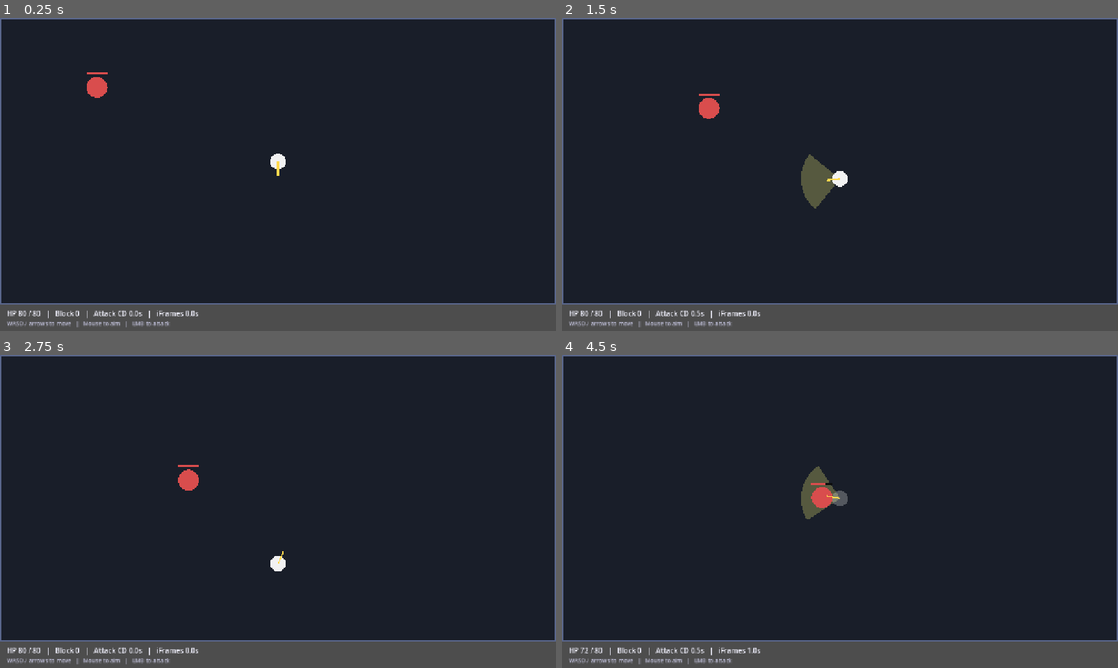
Above: before the commit, frames 1-4 (two rows, left to right).
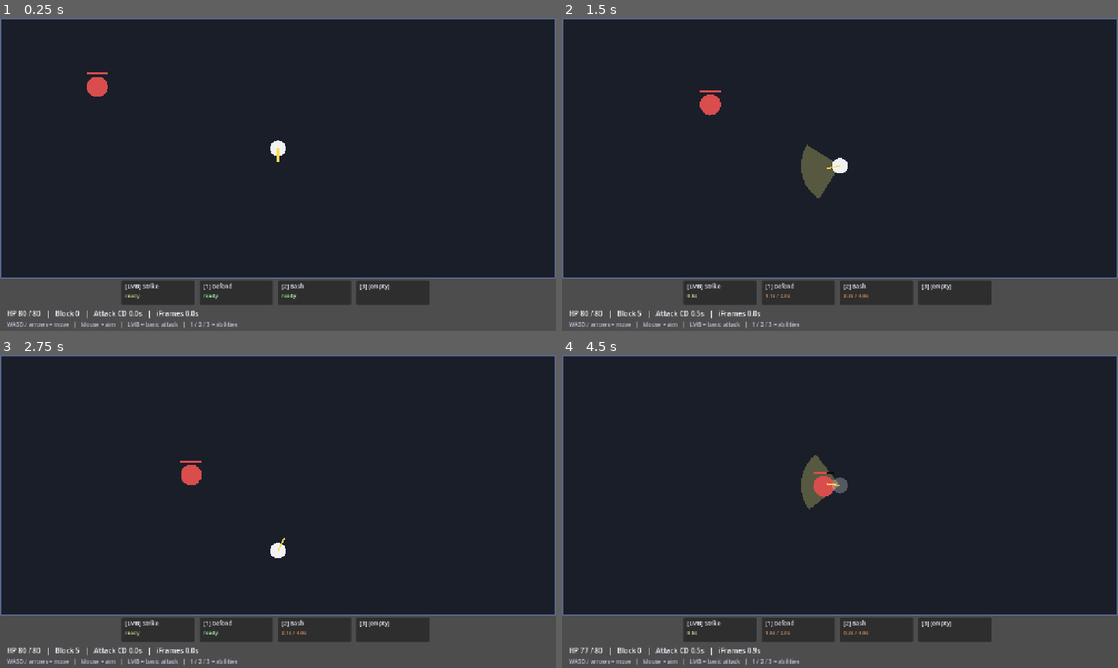
Above: after the commit, the same moments.

Repository: batsling/Roguelike-like
Game: Godot game, scene res://scenes/action/ActionCombat.tscn
The game is run twice, just before and just after one commit, with the same random seed, the same clock (stepped at 60 frames per second) and the same inputs. This scene is started directly instead of the project's main scene.
Inputs (mouse positions are in pixels of both pictures, inside the frame that each line leads up to):
- Up to frame 1 (0.25 s): no input
- Up to frame 2 (1.5 s): tap Enter at 0.5 s; move the mouse to (962, 158) at 0.52 s; hold N (move_downright) 0.53-1.28 s; hold 1 0.53-1.28 s; click (962, 158) at 0.67 s; tap 2 at 0.8, 1.35 s; move the mouse to (728, 190) at 1.27 s; hold Down (move_down) from 1.28 s (still down); click (728, 190) at 1.42 s
- Up to frame 3 (2.75 s): tap 3 at 1.55 s; move the mouse to (333, 442) at 2.02 s; release Down (move_down) at 2.03 s; hold N (move_downright) from 2.03 s (still down); hold 3 from 2.03 s (still down); click (333, 442) at 2.17 s; tap 1 at 2.3 s
- Up to frame 4 (4.5 s): move the mouse to (812, 574) at 2.77 s; release N (move_downright) at 2.78 s; release 3 at 2.78 s; hold Up (move_up) 2.78-3.53 s; tap , (pickup) at 2.85 s; click (812, 574) at 2.92 s; tap 2 at 3.05 s; move the mouse to (1006, 558) at 3.52 s; hold . (wait) 3.53-4.28 s; hold B (move_downleft) from 3.53 s (still down); click (1006, 558) at 3.67 s; tap 3 at 3.8 s; move the mouse to (673, 464) at 4.27 s; tap 1 at 4.35 s; click (673, 464) at 4.42 s

The runs differ from the first frame. In frame 1, 6.0% of the frame differs, in the area x 0-100%, y 18-99%; in frame 2, 6.5%; in frame 3, 6.1%; in frame 4, 6.5%, in the area x 0-100%, y 32-99%.

Commit message:
Add action ability slots: loadout, activation, cooldowns, block cap
GameState:
- action_basic_attack_id + action_ability_ids (Array[StringName], 3
  slots) persist on the run state and round-trip via SaveSystem.
- reset_run() clears them; load/save serializes alongside the deck.
- get_action_loadout() returns {basic, abilities[3]} resolved against
  Data. Empty slots auto-fill from the deck so the arena is always
  playable — basic prefers Strike-tagged cards then any Attack, then
  abilities fill from remaining unique deck cards.

ActionCombat:
- _load_loadout() reads the loadout, stores basic_card + ability_cards,
  and computes player_max_block as the sum of block-effect values
  across the equipped ability cards.
- Press 1 / 2 / 3 to activate ability slot 0 / 1 / 2 (LMB still fires
  the basic attack). _activate_ability resolves the card's effects
  and starts a cooldown of `2 * cost + rarity_mod` seconds (rarity_mod
  = 0/1/2/3 for starter/common/uncommon/rare per the design spec).
- Per-frame: ability_cooldowns[i] ticks down by delta.
- Effect resolution:
    dmg target=enemy        -> nearest in 240 px
    dmg target=all_enemies  -> circle 140 + size px around player
    block                   -> gain_block (Defense scales, Frail
                               halves; clamped to player_max_block)
    status                  -> apply to nearest / AoE / self;
                               Persistence boost on debuffs to
                               enemies mirrors deckbuilder
    heal                    -> GameState.change_hp(value); player_actor
                               syncs
- Power cards in a slot don't activate (commit 5 will apply them at
  combat start instead).

Slot-bar UI built procedurally at the bottom of the screen — 4 panels
showing [LMB] basic + [1]/[2]/[3] abilities, each with the card name
and a cooldown countdown / "ready" indicator. Arena height reduced
from 660 to 600 to make room; HP label and hint label moved down
accordingly.

Default Ironclad loadout (no equipment screen yet) lands as:
  basic: Strike, abilities: Bash, Defend, (next deck card)
With Bash on key 1, Defend on key 2, and a Defend on key 3 the player
can already weave block-and-strike combos.

https://claude.ai/code/session_01BhBmjNXXcGCygponw3XEvB

Diff:
--- a/godot/scenes/action/ActionCombat.tscn
+++ b/godot/scenes/action/ActionCombat.tscn
@@ -20,9 +20,9 @@
 
 [node name="HintLabel" type="Label" parent="."]
 offset_left = 16.0
-offset_top = 694.0
+offset_top = 696.0
 offset_right = 1264.0
-offset_bottom = 716.0
-text = "WASD / arrows to move   |   Mouse to aim   |   LMB to attack"
+offset_bottom = 720.0
+text = "WASD / arrows = move   |   Mouse = aim   |   LMB = basic attack   |   1 / 2 / 3 = abilities"
 theme_override_colors/font_color = Color(0.75, 0.75, 0.85, 1)
 theme_override_font_sizes/font_size = 13
--- a/godot/scripts/action/ActionCombat.gd
+++ b/godot/scripts/action/ActionCombat.gd
@@ -14,7 +14,7 @@
 
 # --- Arena geometry --------------------------------------------------------
 const ARENA_W := 1280
-const ARENA_H := 660           # leaves 60px at top for the HUD strip
+const ARENA_H := 600           # leaves 120 px at bottom for slot bar + HUD
 
 # --- Player tuning ---------------------------------------------------------
 const PLAYER_RADIUS := 18.0
@@ -40,6 +40,17 @@
 var phase: String = "init"       # "init" | "playing" | "won" | "lost"
 var _swing_remaining: float = 0.0
 var _rng: RandomNumberGenerator = RandomNumberGenerator.new()
+
+# --- Loadout ---------------------------------------------------------------
+var basic_card: CardData = null
+var ability_cards: Array = []                       # 3 entries (CardData or null)
+var ability_cooldowns: Array[float] = [0.0, 0.0, 0.0]
+var ability_max_cooldowns: Array[float] = [0.0, 0.0, 0.0]
+var player_max_block: int = 0
+
+# Range tuning for ability resolution.
+const ABILITY_SINGLE_RANGE := 240.0
+const ABILITY_AOE_RADIUS := 140.0
 
 @onready var _hp_label: Label = $HPLabel
 @onready var _hint_label: Label = $HintLabel
@@ -63,11 +74,30 @@
 
 	_init_player()
 	_spawn_enemies()
+	_load_loadout()
+	_build_slot_bar()
 	Stats.apply_derived_statuses(player_actor, Stats.Mode.ACTION)
 	GameState.phase = GameState.Phase.COMBAT
 	phase = "playing"
 	_refresh_hud()
 	set_process_input(true)
+
+func _load_loadout() -> void:
+	var loadout: Dictionary = GameState.get_action_loadout()
+	basic_card = loadout.basic
+	ability_cards = loadout.abilities
+	# Block cap = sum of block values across equipped ability cards.
+	player_max_block = 0
+	for c in ability_cards:
+		if c == null:
+			continue
+		for eff in c.effects:
+			if String(eff.get("type", "")) == "block":
+				player_max_block += int(eff.get("value", 0))
+	# Pre-compute ability cooldowns so the UI bar shows the max value.
+	for i in range(3):
+		var card: CardData = ability_cards[i]
+		ability_max_cooldowns[i] = _cooldown_for(card) if card != null else 0.0
 
 func _init_player() -> void:
 	player_actor = CombatActor.from_player()
@@ -115,10 +145,13 @@
 	player_attack_cooldown = maxf(0.0, player_attack_cooldown - delta)
 	player_iframes = maxf(0.0, player_iframes - delta)
 	_swing_remaining = maxf(0.0, _swing_remaining - delta)
+	for i in range(3):
+		ability_cooldowns[i] = maxf(0.0, ability_cooldowns[i] - delta)
 	_process_player_input(delta)
 	_process_enemies(delta)
 	_check_combat_end()
 	_refresh_hud()
+	_refresh_slot_bar()
 	queue_redraw()
 
 func _process_player_input(delta: float) -> void:
@@ -150,6 +183,14 @@
 		_do_basic_attack()
 		player_attack_cooldown = BASIC_ATTACK_COOLDOWN
 
+	# Ability slots: 1 / 2 / 3 keys.
+	if Input.is_key_pressed(KEY_1) and ability_cooldowns[0] <= 0.0:
+		_activate_ability(0)
+	if Input.is_key_pressed(KEY_2) and ability_cooldowns[1] <= 0.0:
+		_activate_ability(1)
+	if Input.is_key_pressed(KEY_3) and ability_cooldowns[2] <= 0.0:
+		_activate_ability(2)
+
 func _do_basic_attack() -> void:
 	_swing_remaining = SWING_VISUAL_DURATION
 	var hit_count := 0
@@ -199,6 +240,179 @@
 		if dist <= data.attack_range and inst.cooldown <= 0.0:
 			_enemy_hit_player(inst)
 			inst.cooldown = data.attack_cooldown
+
+# ---------------------------------------------------------------------------
+# Ability slot activation
+# ---------------------------------------------------------------------------
+
+func _activate_ability(idx: int) -> void:
+	var card: CardData = ability_cards[idx] if idx < ability_cards.size() else null
+	if card == null or card.is_power():
+		# Powers don't activate — they apply at combat start (commit 5).
+		return
+	_resolve_card_effects(card)
+	var cd: float = _cooldown_for(card)
+	ability_cooldowns[idx] = cd
+	ability_max_cooldowns[idx] = cd
+	GameLog.add("Cast %s." % card.display_name, Color(0.7, 0.95, 1.0))
+
+func _cooldown_for(card: CardData) -> float:
+	if card == null:
+		return 0.0
+	# 2 * energy_cost + rarity_modifier (0/1/2/3 for starter/common/uncommon/rare)
+	return 2.0 * float(maxi(0, card.cost)) + float(card.rarity)
+
+func _resolve_card_effects(card: CardData) -> void:
+	for effect in card.effects:
+		var t: String = String(effect.get("type", ""))
+		var tgt: String = String(effect.get("target", "enemy"))
+		match t:
+			"dmg":
+				_resolve_damage_effect(effect, tgt)
+			"block":
+				_gain_block(int(effect.get("value", 0)))
+			"status":
+				_resolve_status_effect(effect, tgt)
+			"heal":
+				_resolve_heal_effect(effect, tgt)
+			# draw / gain_energy are deckbuilder-only; ignored in action.
+			_:
+				pass
+
+func _resolve_damage_effect(effect: Dictionary, tgt: String) -> void:
+	var value: int = int(effect.get("value", 0))
+	var dmg_type: String = String(effect.get("damage_type", "melee"))
+	match tgt:
+		"enemy":
+			var nearest: Dictionary = _nearest_enemy_in_range(ABILITY_SINGLE_RANGE)
+			if not nearest.is_empty():
+				_deal_damage_to_enemy(nearest, value, dmg_type)
+		"all_enemies":
+			for inst in enemies:
+				if not inst.actor.is_alive():
+					continue
+				if inst.pos.distance_to(player_pos) > ABILITY_AOE_RADIUS + inst.data.size:
+					continue
+				_deal_damage_to_enemy(inst, value, dmg_type)
+
+func _resolve_status_effect(effect: Dictionary, tgt: String) -> void:
+	var status: StringName = StringName(String(effect.get("status", "")))
+	var stacks: int = int(effect.get("stacks", 0))
+	if stacks == 0 or status == &"":
+		return
+	# Player Persistence boosts debuffs applied to enemies (mirrors deckbuilder).
+	var pers: int = player_actor.get_status(&"persistence")
+	var debuffs := [&"vulnerable", &"weak", &"frail", &"poison", &"burn"]
+	match tgt:
+		"enemy":
+			var nearest: Dictionary = _nearest_enemy_in_range(ABILITY_SINGLE_RANGE)
+			if not nearest.is_empty():
+				var amt: int = stacks + (pers if status in debuffs else 0)
+				nearest.actor.add_status(status, amt)
+		"all_enemies":
+			for inst in enemies:
+				if not inst.actor.is_alive():
+					continue
+				if inst.pos.distance_to(player_pos) > ABILITY_AOE_RADIUS + inst.data.size:
+					continue
+				var amt: int = stacks + (pers if status in debuffs else 0)
+				inst.actor.add_status(status, amt)
+		"self":
+			player_actor.add_status(status, stacks)
+
+func _resolve_heal_effect(effect: Dictionary, tgt: String) -> void:
+	var value: int = int(effect.get("value", 0))
+	if tgt == "self" or tgt == "player":
+		GameState.change_hp(value)
+		player_actor.hp = GameState.hp
+
+func _nearest_enemy_in_range(range_px: float) -> Dictionary:
+	var best: Dictionary = {}
+	var best_dist: float = INF
+	for inst in enemies:
+		if not inst.actor.is_alive():
+			continue
+		var d: float = inst.pos.distance_to(player_pos)
+		if d > range_px + inst.data.size:
+			continue
+		if d < best_dist:
+			best_dist = d
+			best = inst
+	return best
+
+func _gain_block(base_amount: int) -> void:
+	var amt: int = base_amount + player_actor.get_status(&"defense")
+	if player_actor.get_status(&"frail") > 0:
+		amt = int(floor(amt * 0.75))
+	if amt <= 0:
+		return
+	player_actor.block = mini(player_max_block, player_actor.block + amt)
+
+# ---------------------------------------------------------------------------
+# Slot-bar UI (bottom-of-screen ability strip)
+# ---------------------------------------------------------------------------
+
+var _slot_panels: Array[Panel] = []
+var _slot_name_labels: Array[Label] = []
+var _slot_cd_labels: Array[Label] = []
+
+func _build_slot_bar() -> void:
+	var bar := HBoxContainer.new()
+	bar.position = Vector2((ARENA_W - 720) * 0.5, ARENA_H + 4)
+	bar.size = Vector2(720, 56)
+	bar.add_theme_constant_override("separation", 12)
+	add_child(bar)
+
+	# 4 slots: basic + 3 abilities. Index 0 = basic.
+	_slot_panels.clear()
+	_slot_name_labels.clear()
+	_slot_cd_labels.clear()
+	for i in range(4):
+		var panel := Panel.new()
+		panel.custom_minimum_size = Vector2(168, 56)
+		bar.add_child(panel)
+		var name_lbl := Label.new()
+		name_lbl.position = Vector2(8, 4)
+		name_lbl.size = Vector2(152, 20)
+		name_lbl.add_theme_font_size_override("font_size", 13)
+		name_lbl.add_theme_color_override("font_color", Color(0.95, 0.95, 1.0))
+		panel.add_child(name_lbl)
+		var cd_lbl := Label.new()
+		cd_lbl.position = Vector2(8, 26)
+		cd_lbl.size = Vector2(152, 26)
+		cd_lbl.add_theme_font_size_override("font_size", 12)
+		cd_lbl.add_theme_color_override("font_color", Color(0.85, 0.85, 0.6))
+		panel.add_child(cd_lbl)
+		_slot_panels.append(panel)
+		_slot_name_labels.append(name_lbl)
+		_slot_cd_labels.append(cd_lbl)
+	_refresh_slot_bar()
+
+func _refresh_slot_bar() -> void:
+	if _slot_panels.is_empty():
+		return
+	# Slot 0 = basic attack
+	_slot_name_labels[0].text = "[LMB] %s" % (basic_card.display_name if basic_card != null else "—")
+	_slot_cd_labels[0].text = ("ready" if player_attack_cooldown <= 0.0
+		else "%.1fs" % player_attack_cooldown)
+	# Slots 1-3 = abilities
+	for i in range(3):
+		var card: CardData = ability_cards[i] if i < ability_cards.size() else null
+		var prefix := "[%d] " % (i + 1)
+		if card == null:
+			_slot_name_labels[i + 1].text = prefix + "(empty)"
+			_slot_cd_labels[i + 1].text = ""
+			continue
+		_slot_name_labels[i + 1].text = prefix + card.display_name
+		var cd: float = ability_cooldowns[i]
+		if cd > 0.0:
+			_slot_cd_labels[i + 1].text = "%.1fs / %.1fs" % [cd, ability_max_cooldowns[i]]
+			_slot_cd_labels[i + 1].add_theme_color_override("font_color", Color(0.9, 0.6, 0.4))
+		else:
+			_slot_cd_labels[i + 1].text = "ready"
+			_slot_cd_labels[i + 1].add_theme_color_override("font_color", Color(0.7, 1.0, 0.7))
+
+# ---------------------------------------------------------------------------
 
 func _enemy_hit_player(inst: Dictionary) -> void:
 	if player_iframes > 0.0:
--- a/godot/scripts/autoload/GameState.gd
+++ b/godot/scripts/autoload/GameState.gd
@@ -50,6 +50,11 @@
 var deck: Array = []
 var inventory: Array = []                # Array[ItemData]
 var equipped_weapon: ItemData = null
+
+# === Action-mode loadout (StringName ids resolved via Data) ===
+# Empty / unset means "auto-pick from deck on combat start".
+var action_basic_attack_id: StringName = &""
+var action_ability_ids: Array[StringName] = []
 
 # === Run-scope resources ===
 # Skip is removed from the stat set — the only "skip" is the
@@ -95,6 +100,8 @@
 	deck.clear()
 	inventory.clear()
 	equipped_weapon = null
+	action_basic_attack_id = &""
+	action_ability_ids.clear()
 	dash_charges = 0
 	reroll_charges = 0
 	fov_bonus = 0
@@ -173,3 +180,56 @@
 
 func is_dead() -> bool:
 	return hp <= 0
+
+# ---------------------------------------------------------------------------
+# Action-mode loadout
+# ---------------------------------------------------------------------------
+
+const ACTION_ABILITY_SLOTS := 3
+
+# Returns { "basic": CardData, "abilities": Array of CardData|null (size 3) }.
+# If the player hasn't set a loadout, auto-fills from the deck so the
+# action arena is always playable. Equipment screen in commit 6 will
+# let the player customize.
+func get_action_loadout() -> Dictionary:
+	var basic: CardData = Data.get_card(action_basic_attack_id)
+	var abilities: Array = []
+	for id in action_ability_ids:
+		abilities.append(Data.get_card(id))
+	while abilities.size() < ACTION_ABILITY_SLOTS:
+		abilities.append(null)
+
+	if basic == null:
+		basic = _auto_pick_basic()
+	var taken: Array[StringName] = []
+	if basic != null:
+		taken.append(basic.id)
+	for i in range(ACTION_ABILITY_SLOTS):
+		if abilities[i] != null:
+			taken.append(abilities[i].id)
+			continue
+		var pick: CardData = _auto_pick_ability(taken)
+		if pick != null:
+			abilities[i] = pick
+			taken.append(pick.id)
+	return {"basic": basic, "abilities": abilities}
+
+func _auto_pick_basic() -> CardData:
+	# Prefer a Strike (its tags include "strike"); otherwise first
+	# Attack-type card in the deck.
+	for c in deck:
+		if c is CardInstance and c.data != null and c.data.tags.has("strike"):
+			return c.data
+	for c in deck:
+		if c is CardInstance and c.data != null and c.data.is_attack():
+			return c.data
+	return null
+
+func _auto_pick_ability(exclude_ids: Array[StringName]) -> CardData:
+	for c in deck:
+		if not (c is CardInstance) or c.data == null:
+			continue
+		if c.data.id in exclude_ids:
+			continue
+		return c.data
+	return null
--- a/godot/scripts/autoload/SaveSystem.gd
+++ b/godot/scripts/autoload/SaveSystem.gd
@@ -67,6 +67,8 @@
 		"reroll": GameState.reroll_charges,
 		"fov_bonus": GameState.fov_bonus,
 		"discovery": GameState.discovery,
+		"action_basic_attack_id": String(GameState.action_basic_attack_id),
+		"action_ability_ids": _stringnames_to_strings(GameState.action_ability_ids),
 	}
 	var f := FileAccess.open(slot_path(slot), FileAccess.WRITE)
 	if f == null:
@@ -111,6 +113,8 @@
 	GameState.reroll_charges = data.get("reroll", 0)
 	GameState.fov_bonus = data.get("fov_bonus", 0)
 	GameState.discovery = data.get("discovery", 0)
+	GameState.action_basic_attack_id = StringName(data.get("action_basic_attack_id", ""))
+	GameState.action_ability_ids = _strings_to_stringnames(data.get("action_ability_ids", []))
 	# Broadcast a full sweep so HUDs / overlays subscribed to GameState
 	# pick up the new state after a load.
 	GameState.emit_signal("hp_changed", GameState.hp, GameState.max_hp)
